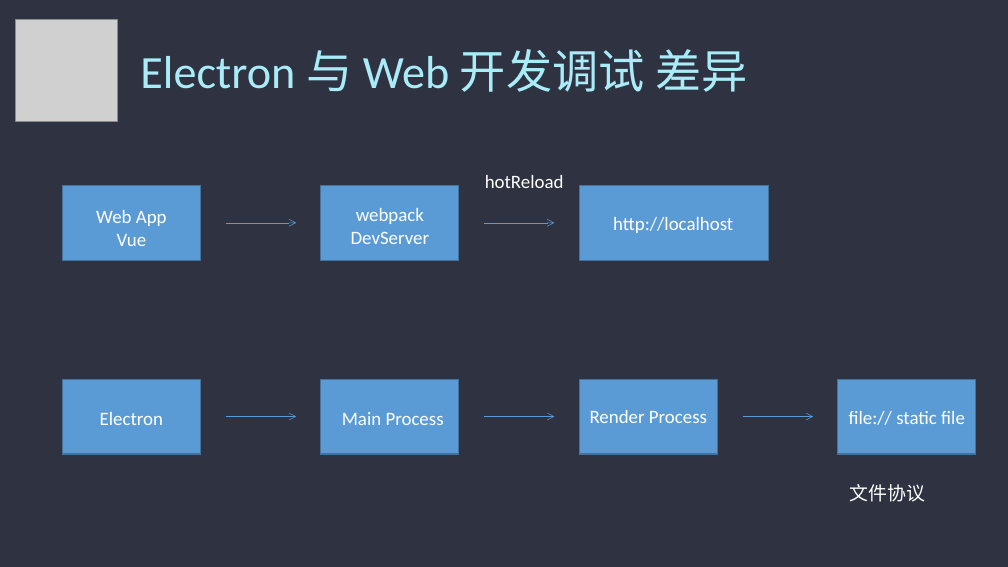
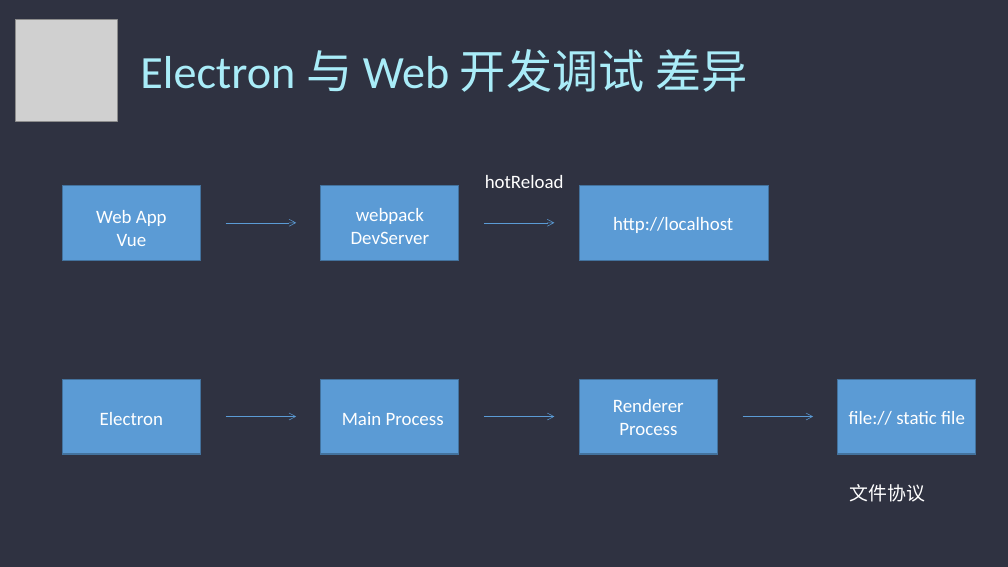
Before and after one commit to admiral20/electron-quick-start, a slide deck: slide 10 of ppt/electron.pptx. Drawn at 1008x567 pixels with LibreOffice and Linux fonts; fonts in the diff are those of the drawing; grey boxes stand for pictures. Boxes give left, top, right and bottom in pixels: in the first picture for what was removed or moved away, otherwise in the second. Text is boxed around its words. In the diff, an @@ line names an element or a change of style, - is before the commit and + after.

```diff
--- a/ppt/electron.pptx
+++ b/ppt/electron.pptx
@@ text at (613,399,684,435): text changed @@
-Render Process
+Renderer Process
```
Also in this commit, not shown: 4 other slides changed, 1 other file.
